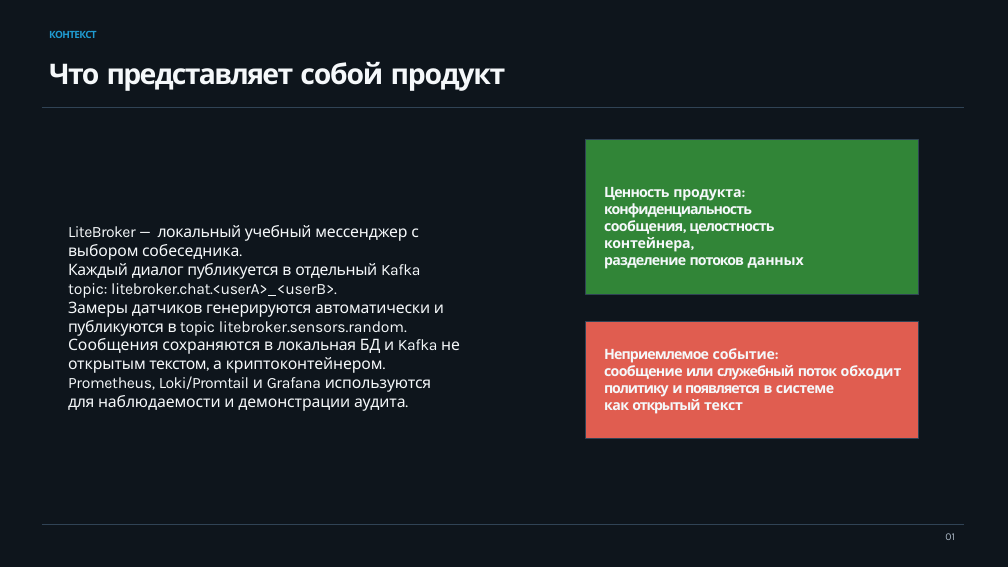
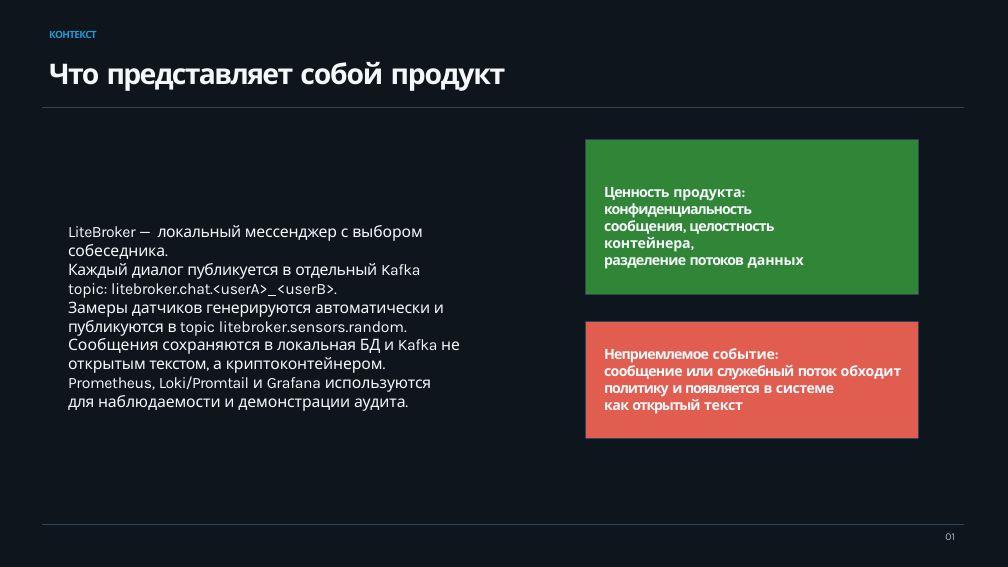
Before and after one commit to NeWaySet/crypto_broker_kafka, a slide deck: slide 2 of LiteBroker_security_Ховроненко_Зюков_Кэп_0Х_24.pptx. Drawn at 1008x567 pixels with LibreOffice and Linux fonts; fonts in the diff are those of the drawing. Boxes give left, top, right and bottom in pixels: in the first picture for what was removed or moved away, otherwise in the second. Text is boxed around its words. In the diff, an @@ line names an element or a change of style, - is before the commit and + after.

```diff
--- a/LiteBroker_security_Ховроненко_Зюков_Кэп_0Х_24.pptx
+++ b/LiteBroker_security_Ховроненко_Зюков_Кэп_0Х_24.pptx
@@ text at (x1=68, y1=225, x2=423, y2=259): text changed @@
-LiteBroker — локальный учебный мессенджер с выбором собеседника.
+LiteBroker — локальный мессенджер с выбором собеседника.
```
Also in this commit, not shown: 5 other slides changed, 2 slides added, 2 slides removed.
